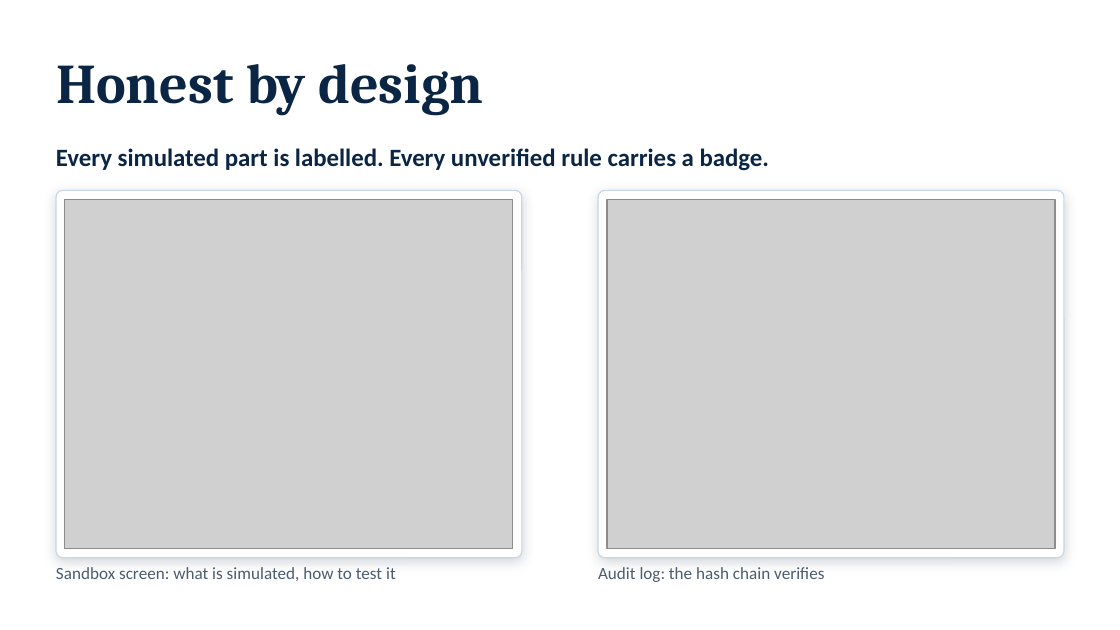
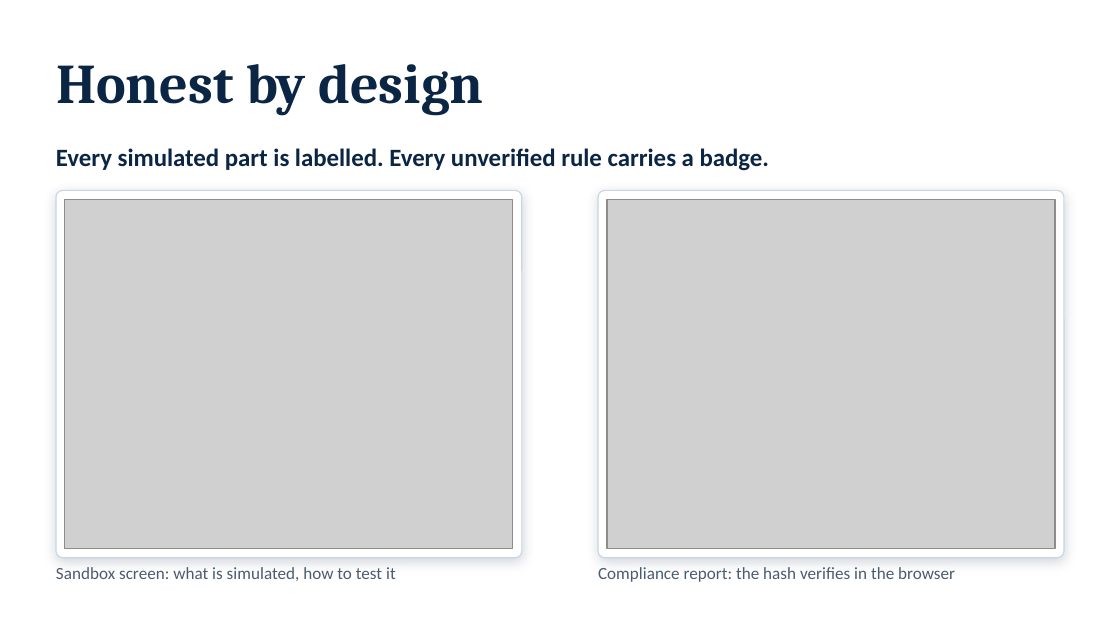
Before and after one commit to NoobCrow/StudyRoute, a slide deck: slide 9 of submission/StudyRoute_Deck.pptx. Drawn at 1120x630 pixels with LibreOffice and Linux fonts; fonts in the diff are those of the drawing; grey boxes stand for pictures. Boxes give left, top, right and bottom in pixels: in the first picture for what was removed or moved away, otherwise in the second. Text is boxed around its words. In the diff, an @@ line names an element or a change of style, - is before the commit and + after.

Commit message:
docs: update documentation, deck, evidence and CI for the new features
Twelve-step demo and evidence, technical documentation (sections 2.10 to 2.12), security matrix and
risk R18, blueprint addendum, README, video script, deck slides, screenshots and a CI
dependency-audit job (pip-audit and npm audit, both clean).

```diff
--- a/submission/StudyRoute_Deck.pptx
+++ b/submission/StudyRoute_Deck.pptx
@@ text at bbox=[598, 567, 955, 582]: text changed @@
-Audit log: the hash chain verifies
+Compliance report: the hash verifies in the browser
```
Also in this commit, not shown: 4 other slides changed, 34 other files.
